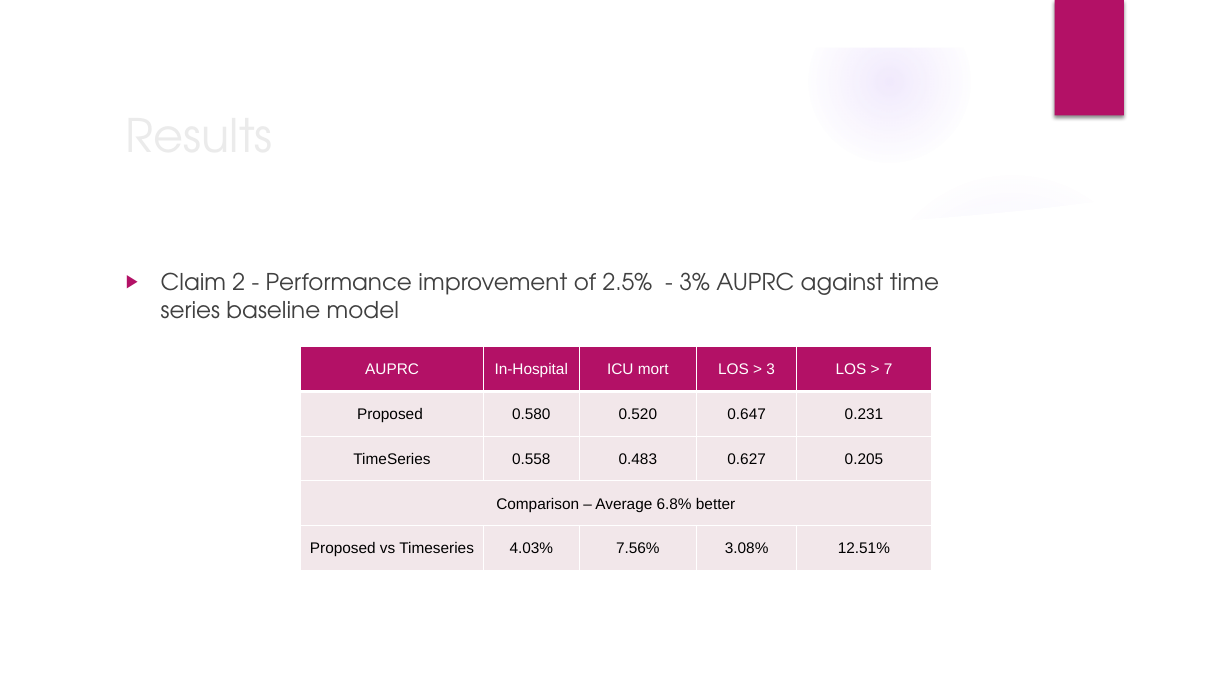
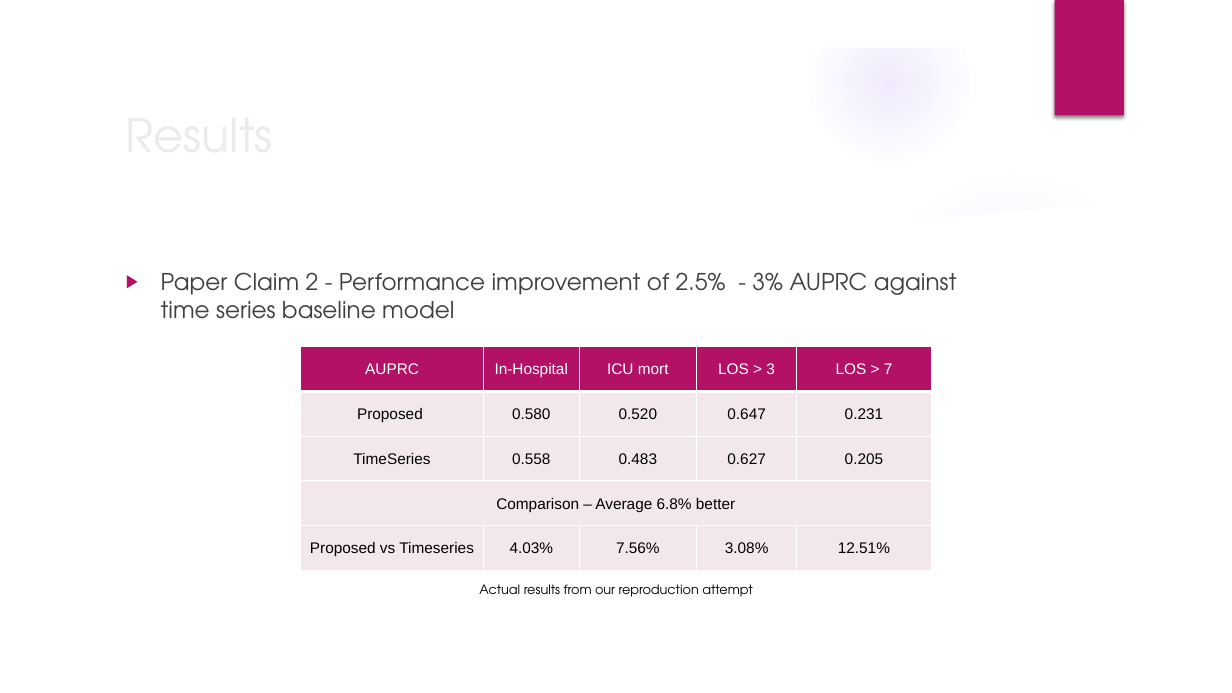
Before and after one commit to s-gopikrishnan/cs-598-dlh-final-project, a slide deck: slide 6 of report/project_presentation.pptx. Drawn at 1232x693 pixels with LibreOffice and Linux fonts; fonts in the diff are those of the drawing; background and template pictures are left out. Boxes give left, top, right and bottom in pixels: in the first picture for what was removed or moved away, otherwise in the second. Text is boxed around its words. In the diff, an @@ line names an element or a change of style, - is before the commit and + after.

Commit message:
feat: updated presentation with results

```diff
--- a/report/project_presentation.pptx
+++ b/report/project_presentation.pptx
@@ text at box(161, 272, 957, 319): text changed @@
-▶ Claim 2 - Performance improvement of 2.5% - 3% AUPRC against time series baseline model
+▶ Paper Claim 2 - Performance improvement of 2.5% - 3% AUPRC against time series baseline model
@@ text added at box(479, 584, 752, 597), 10 pt, text #000000 @@
+Actual results from our reproduction attempt
```
Also in this commit, not shown: 1 other slide changed, 1 slide added, 2 slides removed, 2 other files.
